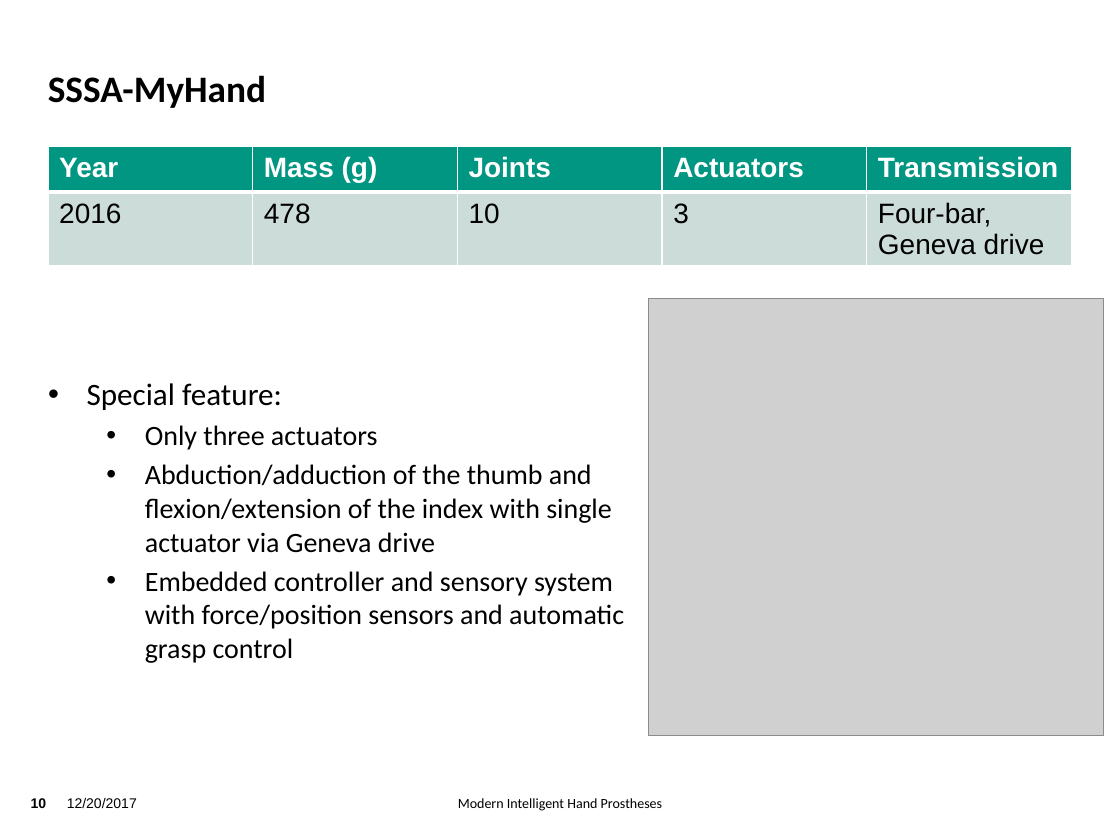
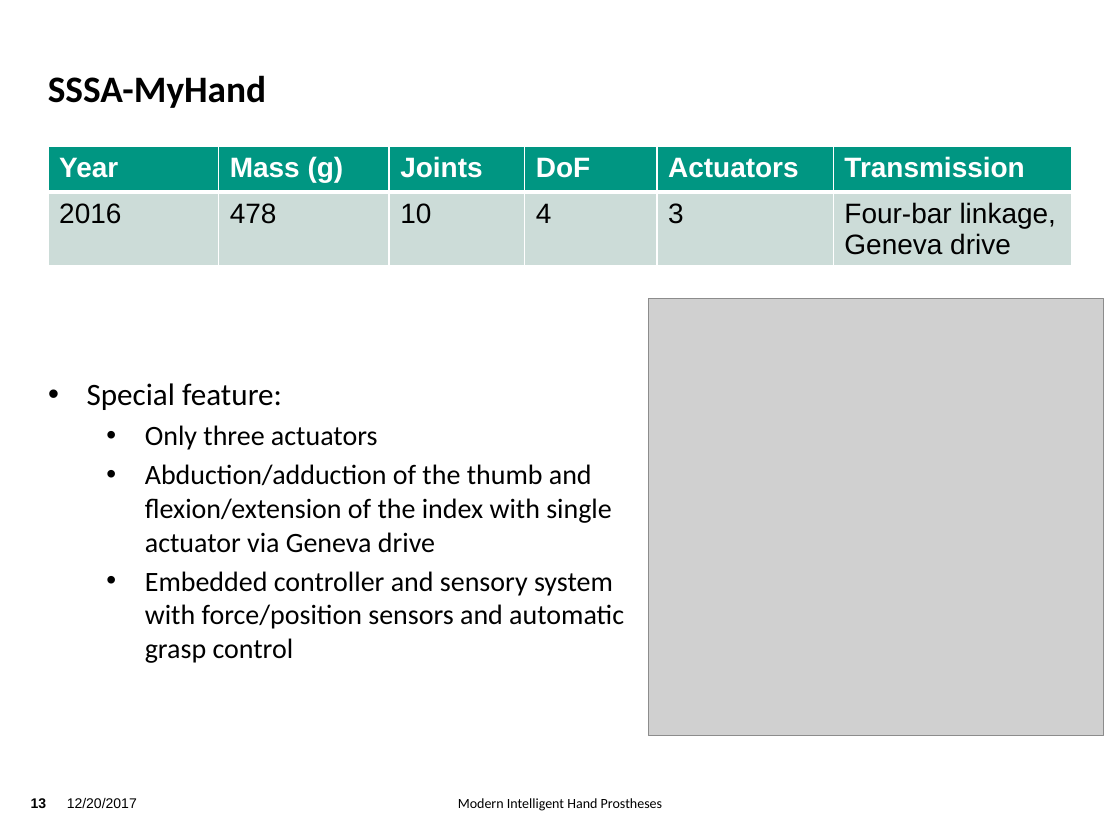
Before and after one commit to TsStocker/HumanoideRobotik, a slide deck: slide 13 of Vortrag/Vortrag.pptx (slide 10 before the commit). Drawn at 1120x840 pixels with LibreOffice and Linux fonts; fonts in the diff are those of the drawing; grey boxes stand for pictures; background and template pictures are left out. Boxes give left, top, right and bottom in pixels: in the first picture for what was removed or moved away, otherwise in the second. Text is boxed around its words. In the diff, an @@ line names an element or a change of style, - is before the commit and + after.

```diff
--- a/Vortrag/Vortrag.pptx
+++ b/Vortrag/Vortrag.pptx
@@ table at box(48, 147, 1071, 271) @@
+column 4: DoF | 4
-column 6, row 2: Four-bar, / Geneva drive
+column 6, row 2: Four-bar linkage, / Geneva drive
@@ page number at box(31, 798, 47, 808): text changed @@
-10
+13
```
Also in this commit, not shown: 13 other slides changed, 7 slides added, 1 slide removed, 1 other file.
